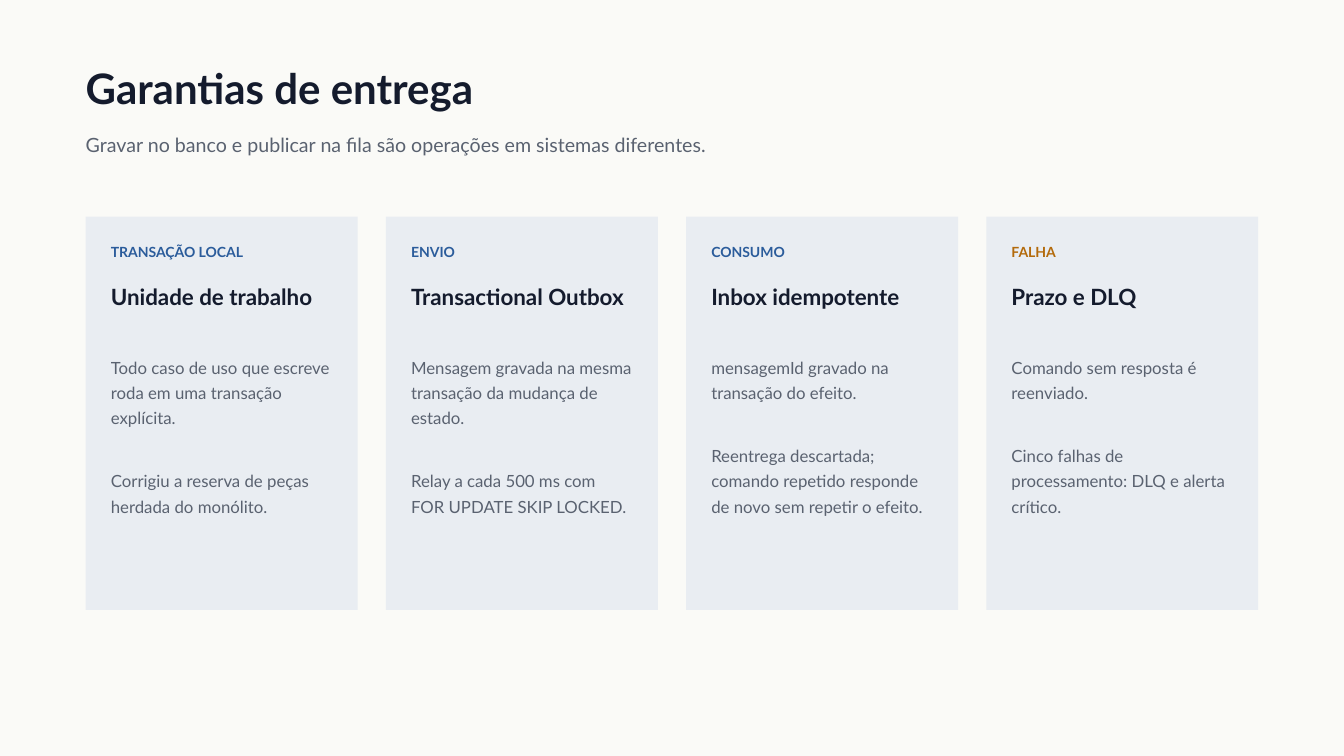
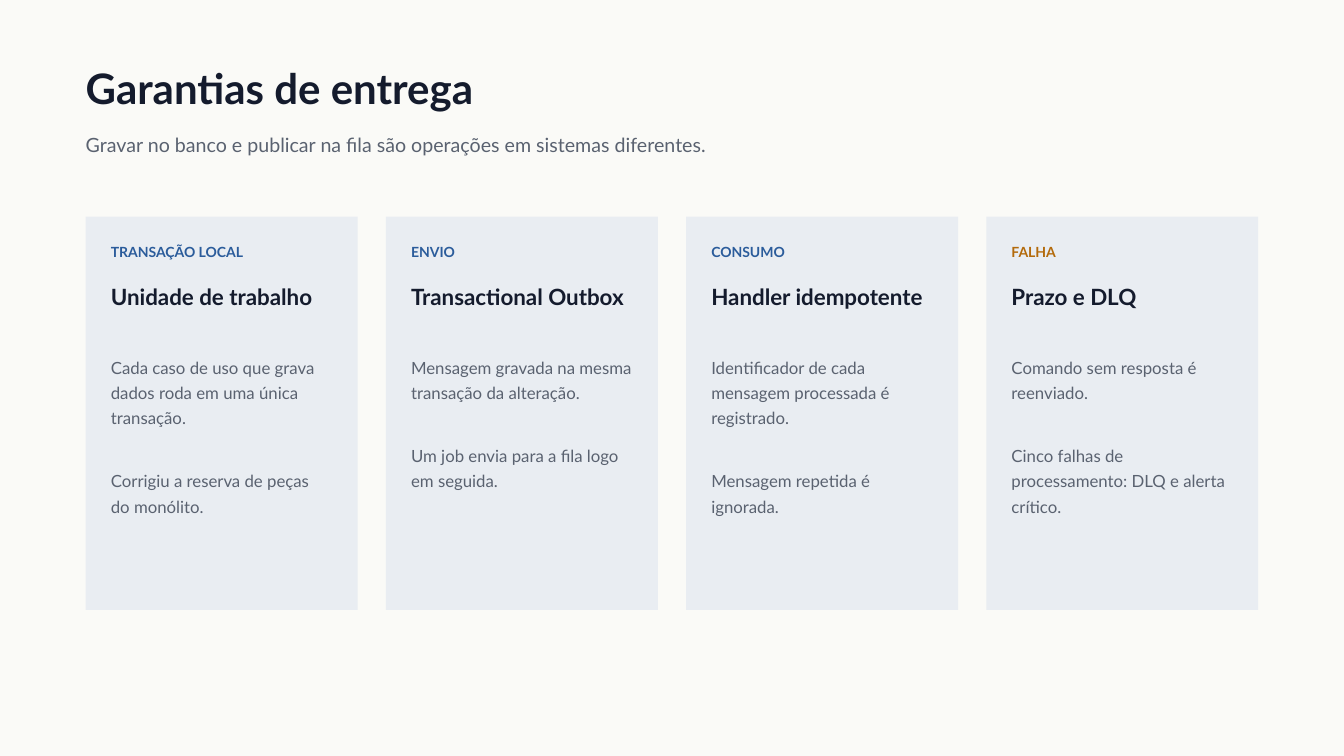
Before and after one commit to Guilherme-Fumagali/tech-challenge-1, a slide deck: slide 9 of docs/tech-challenge-4/apresentacao.pptx. Drawn at 1344x756 pixels with LibreOffice and Linux fonts; fonts in the diff are those of the drawing. Boxes give left, top, right and bottom in pixels: in the first picture for what was removed or moved away, otherwise in the second. Text is boxed around its words. In the diff, an @@ line names an element or a change of style, - is before the commit and + after.

```diff
--- a/docs/tech-challenge-4/apresentacao.pptx
+++ b/docs/tech-challenge-4/apresentacao.pptx
@@ text at box(711, 288, 923, 309): text changed @@
-Inbox idempotente
+Handler idempotente
@@ text at box(111, 361, 315, 513): text changed @@
-Todo caso de uso que escreve roda em uma transação explícita.
-Corrigiu a reserva de peças herdada do monólito.
+Cada caso de uso que grava dados roda em uma única transação.
+Corrigiu a reserva de peças do monólito.
@@ text at box(411, 361, 631, 490): text changed @@
-Mensagem gravada na mesma transação da mudança de estado.
-Relay a cada 500 ms com FOR UPDATE SKIP LOCKED.
+Mensagem gravada na mesma transação da alteração.
+Um job envia para a fila logo em seguida.
@@ text at box(711, 361, 890, 516): text changed @@
-mensagemId gravado na transação do efeito.
-Reentrega descartada; comando repetido responde de novo sem repetir o efeito.
+Identificador de cada mensagem processada é registrado.
+Mensagem repetida é ignorada.
```
Also in this commit, not shown: 3 other slides changed, 8 other files.
